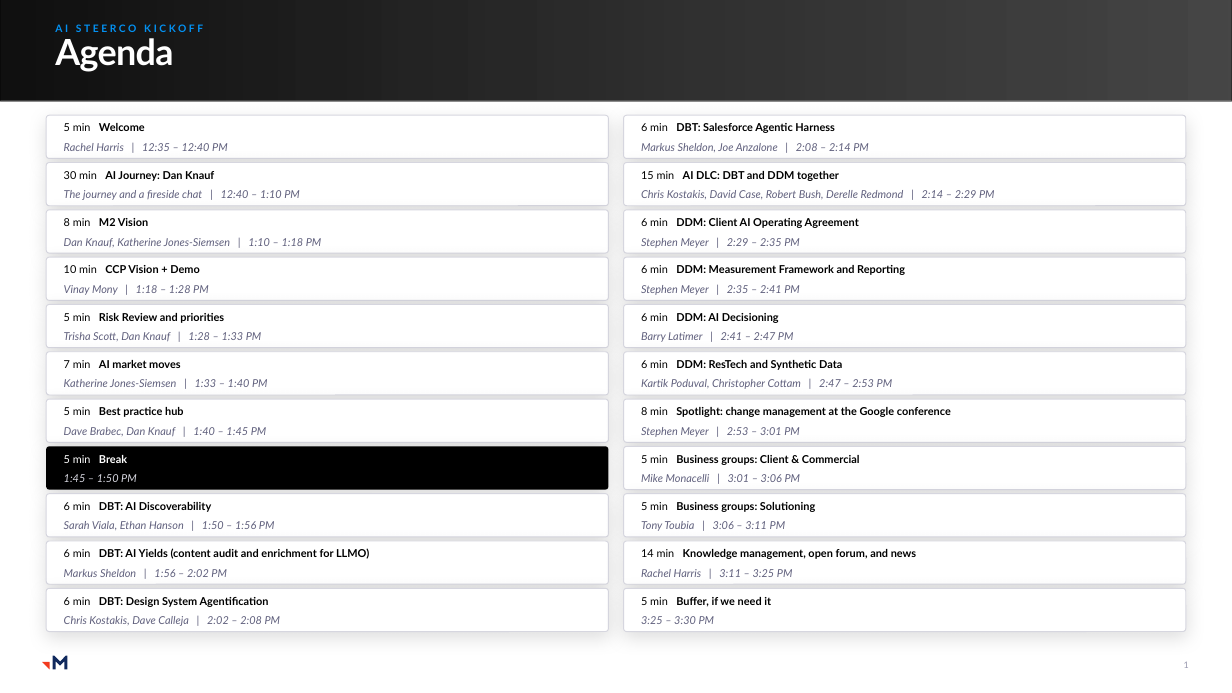
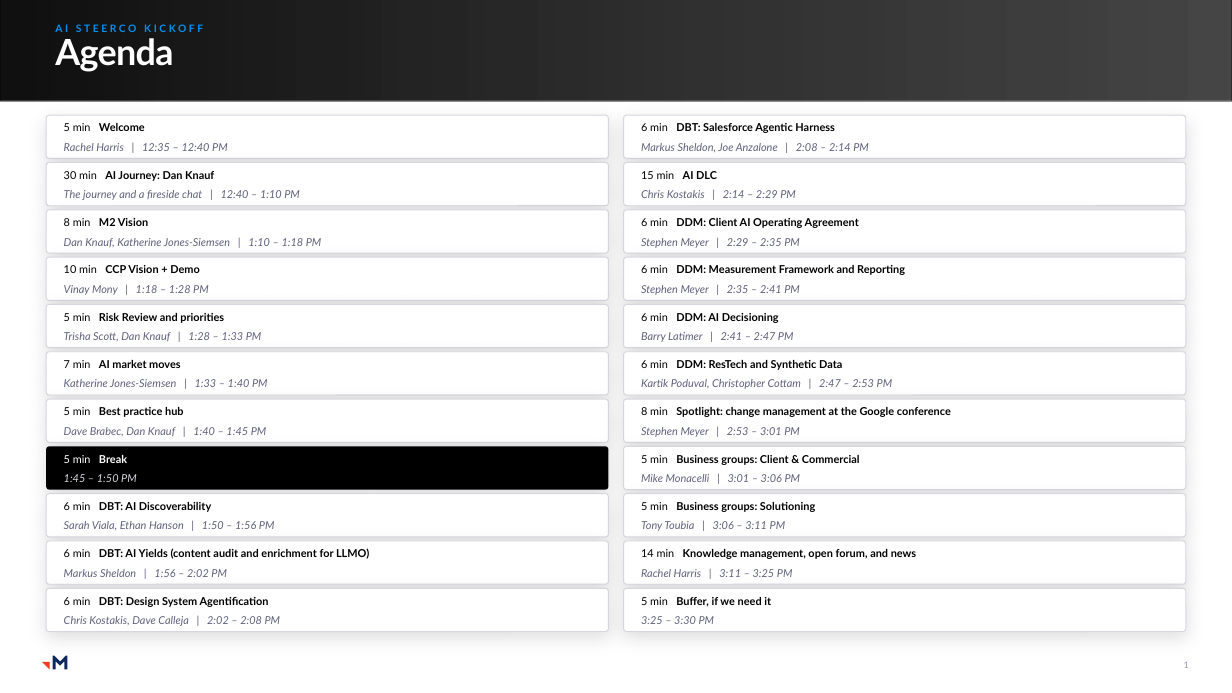
Before and after one commit to RachelHarrisMerkle/BasicMerkle, a slide deck: slide 1 of Kickoff_Agenda_slide.pptx. Drawn at 1232x693 pixels with LibreOffice and Linux fonts; fonts in the diff are those of the drawing; grey boxes stand for pictures. Boxes give left, top, right and bottom in pixels: in the first picture for what was removed or moved away, otherwise in the second. Text is boxed around its words. In the diff, an @@ line names an element or a change of style, - is before the commit and + after.

```diff
--- a/Kickoff_Agenda_slide.pptx
+++ b/Kickoff_Agenda_slide.pptx
@@ text in rounded rectangle at [641, 171, 796, 198]: text changed @@
-15 min AI DLC: DBT and DDM together
-Chris Kostakis, David Case, Robert Bush, Derelle Redmond | 2:14 – 2:29 PM
+15 min AI DLC
+Chris Kostakis | 2:14 – 2:29 PM
```
